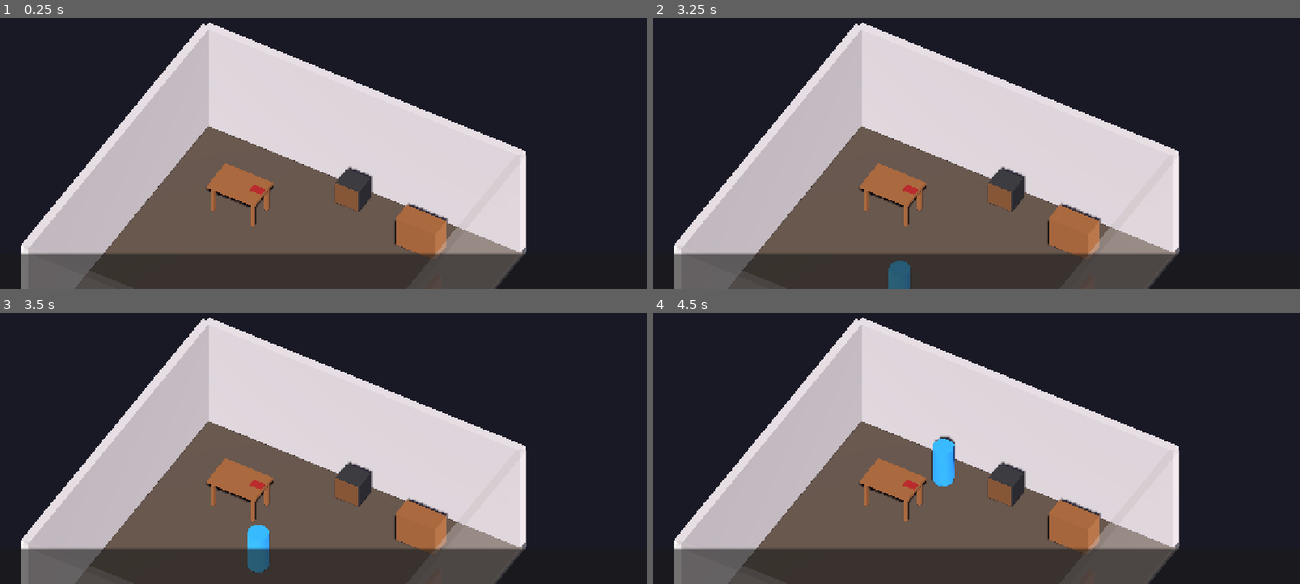
Above: before the commit, frames 1-4 (two rows, left to right).
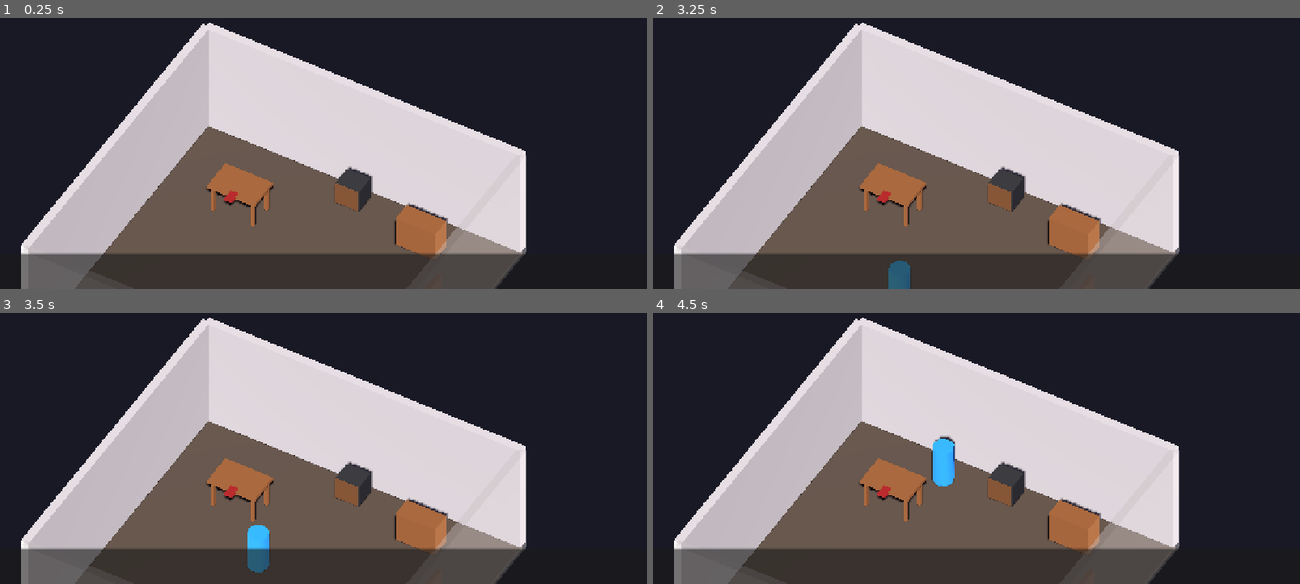
Above: after the commit, the same moments.

Repository: leachj/room-zero
Game: Godot game, scene res://scenes/main.tscn
Same seed, same stepped clock (60 frames per second), same inputs: the game is played once before the commit and once after it.
Inputs (mouse positions are in pixels of both pictures, inside the frame that each line leads up to):
- Up to frame 1 (0.25 s): no input
- Up to frame 2 (3.25 s): tap Enter at 0.5, 2 s; move the mouse to (1118, 88) at 0.52 s; press the mouse at (1118, 88) at 0.53 s; release the mouse at (1118, 88) at 1.25 s; tap Space at 1.25, 2.75 s; drag from (847, 126) to (944, 180) at 1.27 s; move the mouse to (1041, 28) at 2.02 s; press the mouse at (1041, 28) at 2.03 s; release the mouse at (1041, 28) at 2.75 s; drag from (944, 180) to (782, 53) at 2.77 s
- Up to frame 3 (3.5 s): no input
- Up to frame 4 (4.5 s): move the mouse to (1170, 456) at 3.52 s; press the mouse at (1170, 456) at 3.53 s; release the mouse at (1170, 456) at 4.25 s; drag from (782, 348) to (outside the picture) at 4.27 s

The runs differ from the first frame. In frame 1, 0.1% of the frame differs, in the area x 34-41%, y 61-70%; in frame 2, 0.1%; in frame 3, 0.1%; in frame 4, 0.1%.

Commit message:
Rotate book 90° and fix covers to open upward not into table
- Book node rotated 90° on Y axis for correct orientation
- Swapped cover rotation signs so they open upward from the table

Co-authored-by: Copilot <223556219+Copilot@users.noreply.github.com>

Diff:
--- a/scenes/main.tscn
+++ b/scenes/main.tscn
@@ -221,7 +221,7 @@
 shape = SubResource("12")
 
 [node name="Book" type="StaticBody3D" parent="NavigationRegion3D" unique_id=1921159710]
-transform = Transform3D(1, 0, 0, 0, 1, 0, 0, 0, 1, 2, 0.79, 2)
+transform = Transform3D(0, 0, -1, 0, 1, 0, 1, 0, 0, 2, 0.79, 2)
 collision_layer = 2
 script = ExtResource("3")
 note_item = ExtResource("10")
--- a/scripts/objects/book.gd
+++ b/scripts/objects/book.gd
@@ -23,8 +23,8 @@
 
 	var tween := create_tween().set_parallel(true)
 	if left_pivot:
-		tween.tween_property(left_pivot, "rotation_degrees:z", 160.0, 0.7).set_ease(Tween.EASE_OUT).set_trans(Tween.TRANS_BACK)
+		tween.tween_property(left_pivot, "rotation_degrees:z", -160.0, 0.7).set_ease(Tween.EASE_OUT).set_trans(Tween.TRANS_BACK)
 	if right_pivot:
-		tween.tween_property(right_pivot, "rotation_degrees:z", -160.0, 0.7).set_ease(Tween.EASE_OUT).set_trans(Tween.TRANS_BACK)
+		tween.tween_property(right_pivot, "rotation_degrees:z", 160.0, 0.7).set_ease(Tween.EASE_OUT).set_trans(Tween.TRANS_BACK)
 
 	super.interact()
